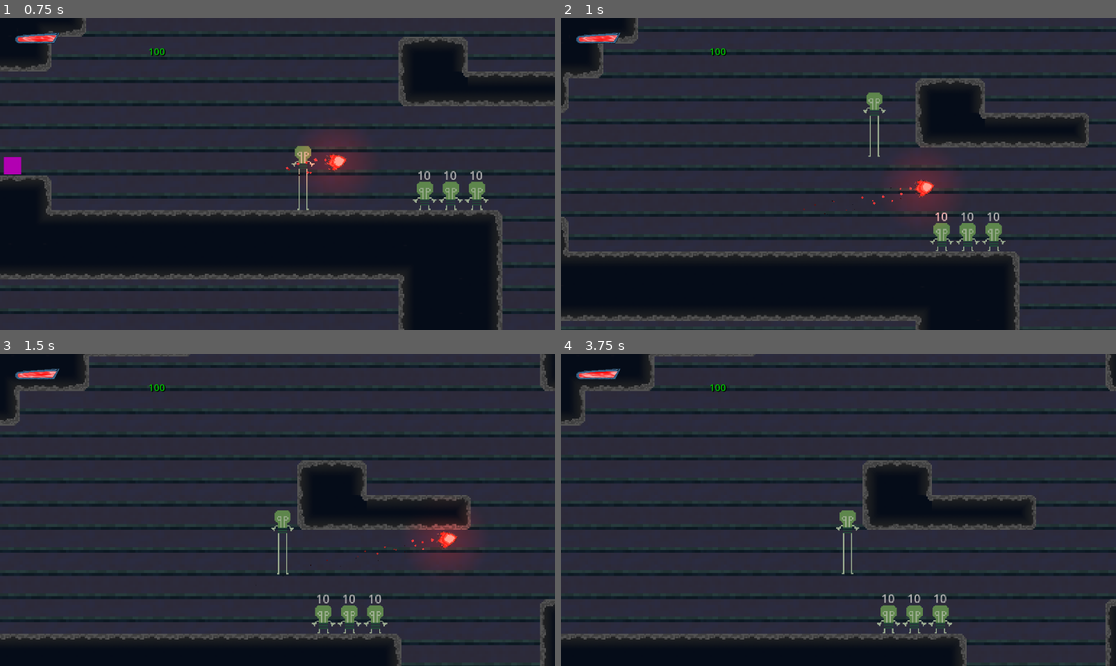
Above: before the commit, frames 1-4 (two rows, left to right).
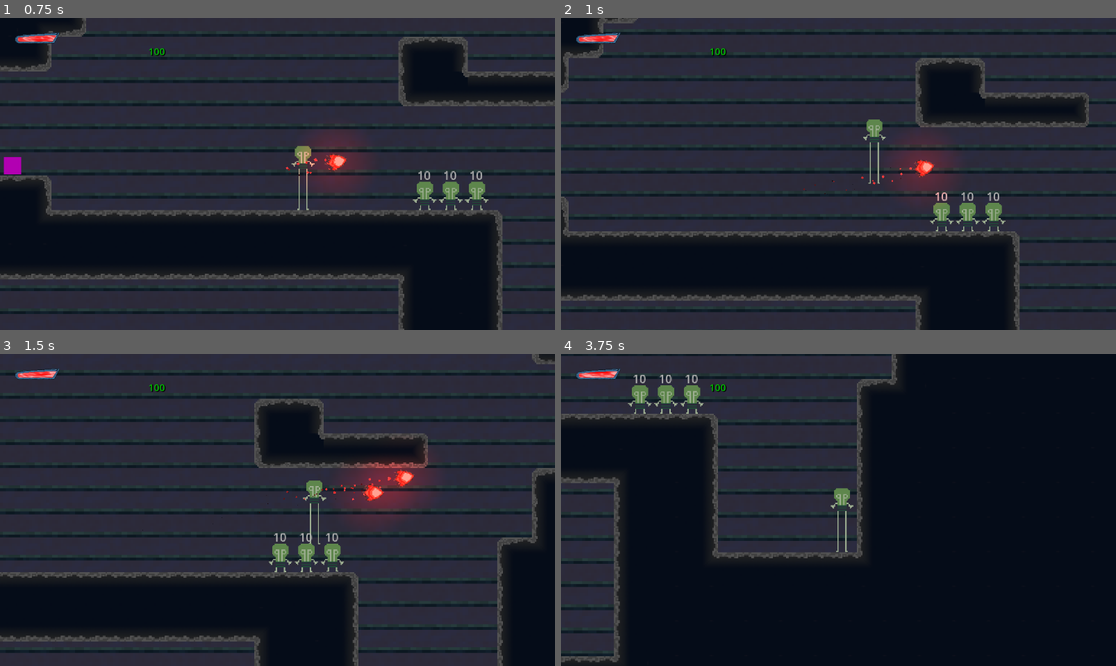
Above: after the commit, the same moments.

Repository: thebrightspark/PirateJam16-Game
Game: Godot game, scene res://Levels/main_test.tscn
Two runs of this game, one before a commit and one after it. Both use one fixed random seed, a clock stepped at 60 frames per second and the inputs below.
Inputs (mouse positions are in pixels of both pictures, inside the frame that each line leads up to):
- Up to frame 1 (0.75 s): move the mouse to (399, 158) at 0.52 s; press the mouse at (399, 158) at 0.53 s; hold D (Right) from 0.53 s (still down)
- Up to frame 2 (1 s): keep holding D (Right); tap Space (Jump) at 0.77 s
- Up to frame 3 (1.5 s): keep holding D (Right); move the mouse to (166, 525) at 1.27 s; release the mouse at (166, 525) at 1.28 s; click (166, 525) at 1.35 s
- Up to frame 4 (3.75 s): tap Space (Jump) at 1.52, 3.02 s; move the mouse to (894, 441) at 2.02 s; release D (Right) at 2.03 s; press the mouse at (894, 441) at 2.03 s; hold A (Left) 2.03-2.78 s; move the mouse to (810, 572) at 2.77 s; release the mouse at (810, 572) at 2.78 s; hold D (Right) from 2.78 s (still down); click (810, 572) at 2.85 s; move the mouse to (1005, 556) at 3.52 s; press the mouse at (1005, 556) at 3.53 s

Frame 1 is identical in both runs. In frame 2, 29% of the frame differs, in the area x 0-100%, y 0-100%; in frame 3, 46%; in frame 4, 65%.

Commit message:
Reduce jump and levitate strength

Diff:
--- a/Levels/main_test.tscn
+++ b/Levels/main_test.tscn
@@ -285,7 +285,10 @@
 
 [node name="Player" parent="." instance=ExtResource("3_c0c7p")]
 position = Vector2(0, -65)
+jump_speed = 250.0
 modifiers = ExtResource("5_u51hp")
+levitate_max_speed = 150.0
+levitate_acceleration = 1800.0
 
 [node name="Overlay" parent="." node_paths=PackedStringArray("player") instance=ExtResource("4_kbfsw")]
 player = NodePath("../Player")
